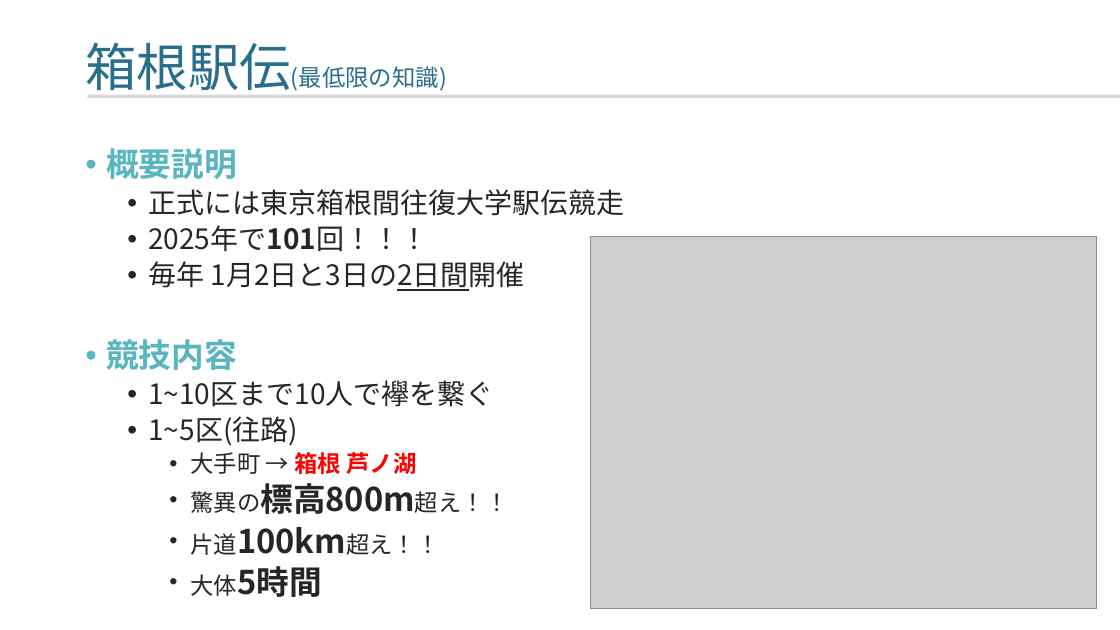
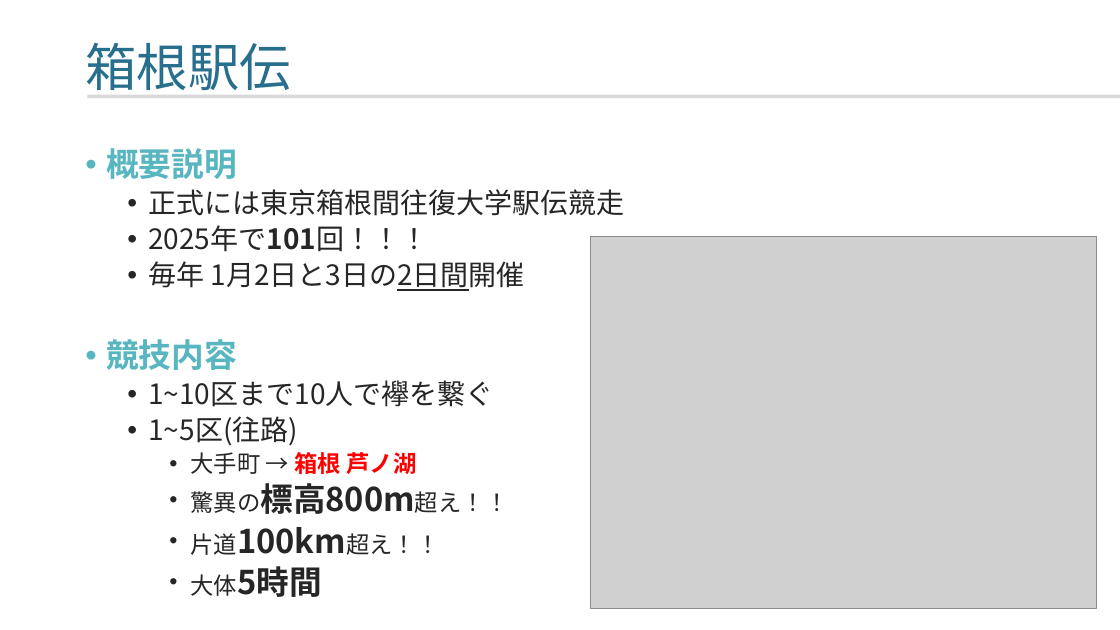
Before and after one commit to yamada-ai/java-prac, a slide deck: slide 9 of 2025_0131_箱根駅伝_aa.pptx. Drawn at 1120x630 pixels with LibreOffice and Linux fonts; fonts in the diff are those of the drawing; grey boxes stand for pictures. Boxes give left, top, right and bottom in pixels: in the first picture for what was removed or moved away, otherwise in the second. Text is boxed around its words. In the diff, an @@ line names an element or a change of style, - is before the commit and + after.

```diff
--- a/2025_0131_箱根駅伝_aa.pptx
+++ b/2025_0131_箱根駅伝_aa.pptx
@@ title at box(85, 43, 290, 90): text changed; size 20 to 44 pt @@
-箱根駅伝(最低限の知識)
+箱根駅伝
```
Also in this commit, not shown: 3 other slides changed, 5 slides added, 2 slides removed, 1 other file.
